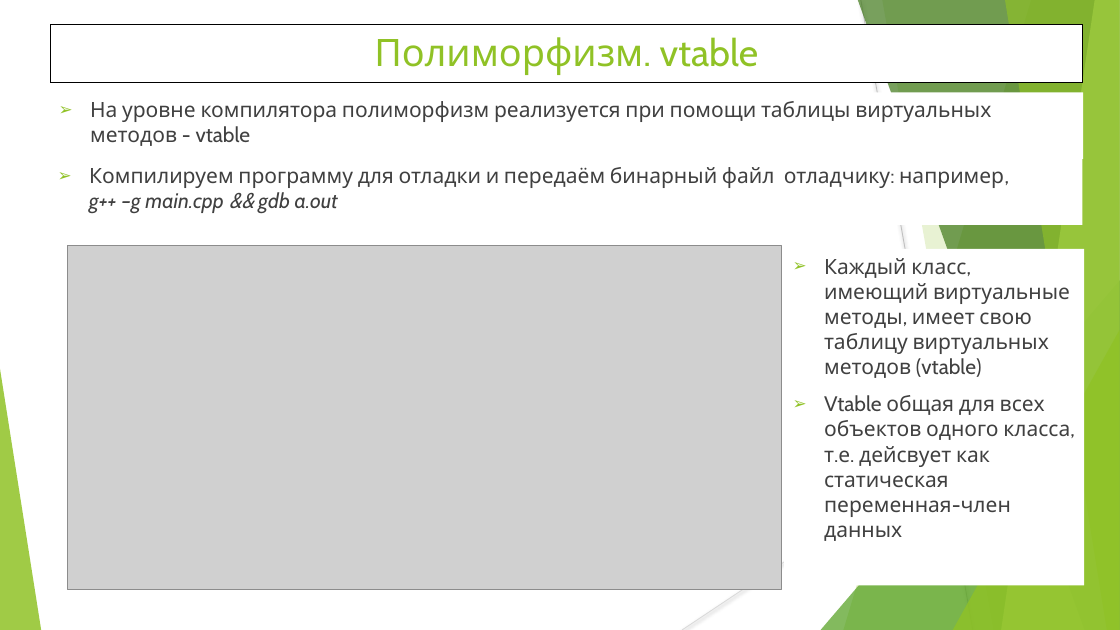
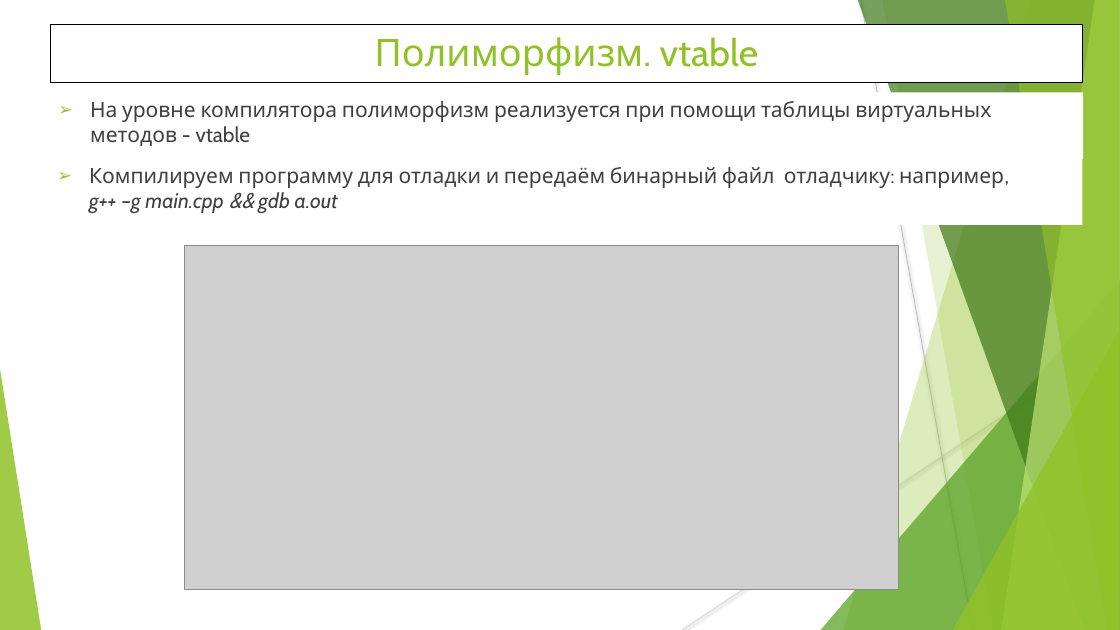
Before and after one commit to WhiteCatStudies/lectures, a slide deck: slide 20 of pt1/lectures/lecture2/lecture2.pptx (slide 13 before the commit). Drawn at 1120x630 pixels with LibreOffice and Linux fonts; fonts in the diff are those of the drawing; grey boxes stand for pictures. Boxes give left, top, right and bottom in pixels: in the first picture for what was removed or moved away, otherwise in the second. Text is boxed around its words. In the diff, an @@ line names an element or a change of style, - is before the commit and + after.

```diff
--- a/pt1/lectures/lecture2/lecture2.pptx
+++ b/pt1/lectures/lecture2/lecture2.pptx
@@ picture: place and size @@
-picture at [67, 245, 781, 590]
+picture at [184, 245, 898, 590]
@@ text removed at [785, 249, 1085, 586] @@
-➢ Каждый класс, имеющий виртуальные методы, имеет свою таблицу виртуальных методов (vtable)
-➢ Vtable общая для всех объектов одного класса, т.е. дейсвует как статическая переменная-член данных
```
Also in this commit, not shown: 7 other slides changed, 7 slides added.
